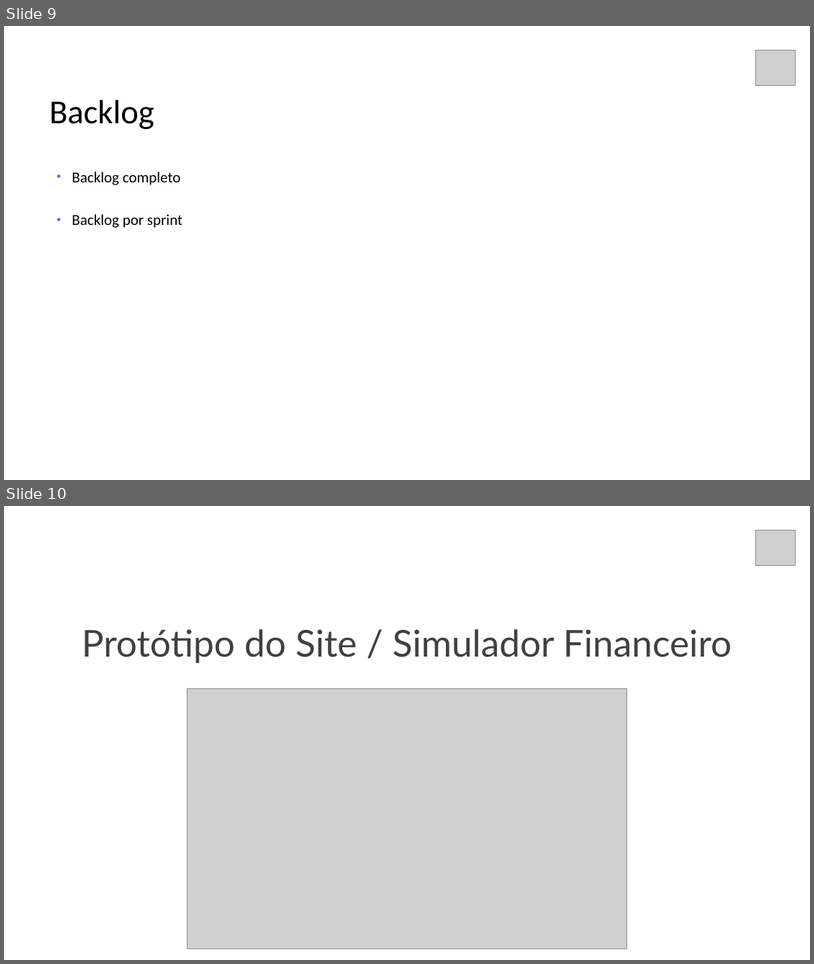
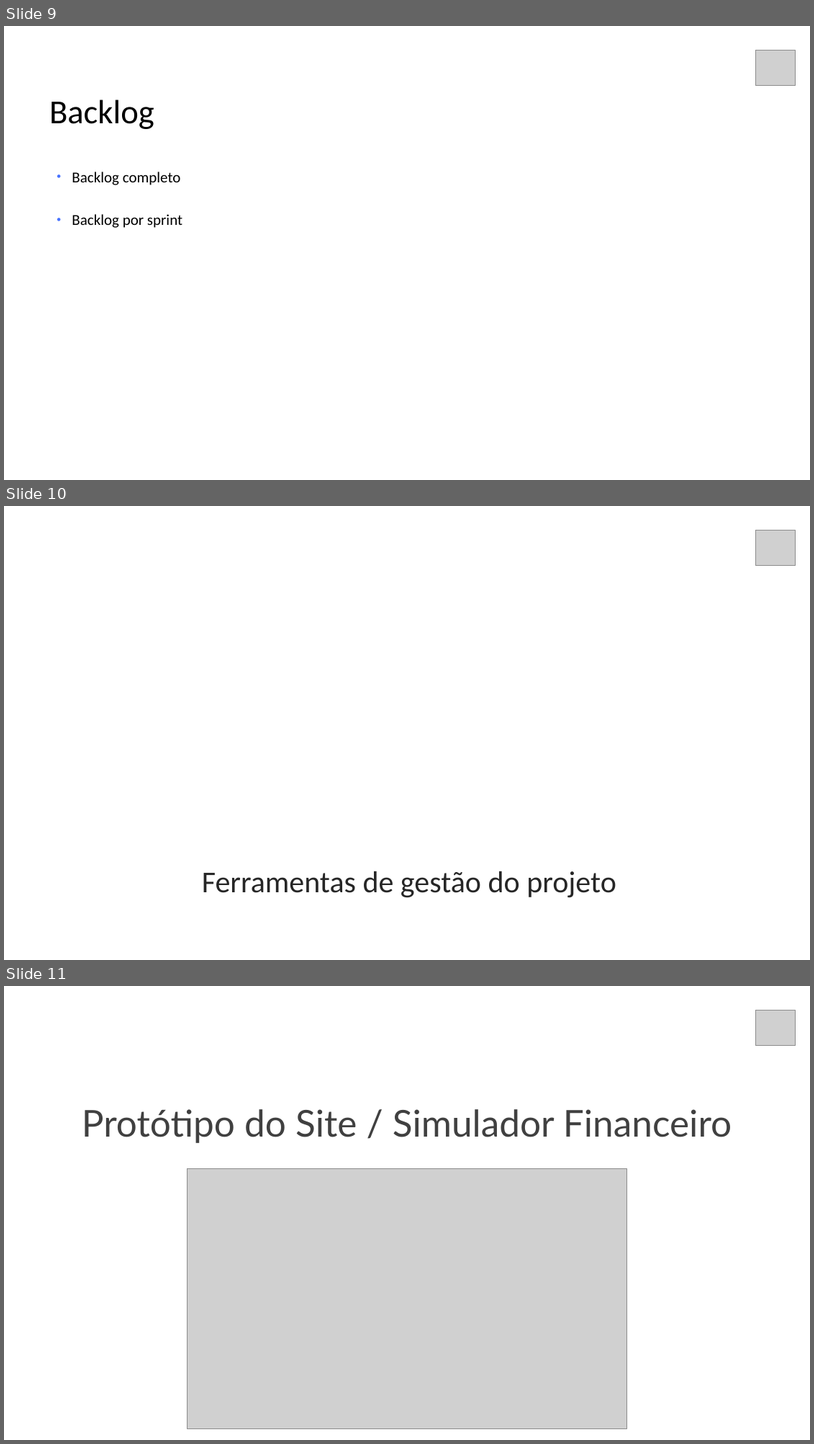
Before and after one commit to larissaSousa1998/segunda-sprint, a slide deck: Documentação/slide-synergy.pptx. Shown one above the other, each under a label of ours: slides 9 and 10 before the commit, slides 9, 10 and 11 after it. The pictures are 814x964 and 814x1444 pixels, drawn with LibreOffice and Linux fonts; fonts in the diff are those of the drawing; grey boxes stand for pictures; background and template pictures are left out. Boxes give left, top, right and bottom in pixels: in the first picture for what was removed or moved away, otherwise in the second. Text is boxed around its words. In the diff, an @@ line names an element or a change of style, - is before the commit and + after.

Commit message:
slide

```diff
--- a/Documentação/slide-synergy.pptx
+++ b/Documentação/slide-synergy.pptx
@@ slide 10 added at bbox=[4, 506, 810, 960], background picture (left out) @@
@@ picture added at bbox=[756, 530, 797, 566] @@
@@ rectangle added at bbox=[4, 858, 810, 907], fill #FFFFFF at 93% opacity @@
@@ line added from (4, 852) to (810, 852), #FFFFFF 3.25 pt @@
@@ text added at bbox=[202, 871, 617, 898], 36 pt, text #262626 @@
+Ferramentas de gestão do projeto
@@ line added from (4, 912) to (810, 912), #FFFFFF 3.25 pt @@
@@ what was slide 10 is now slide 11 @@
```
Also in this commit, not shown: 1 slide removed.
